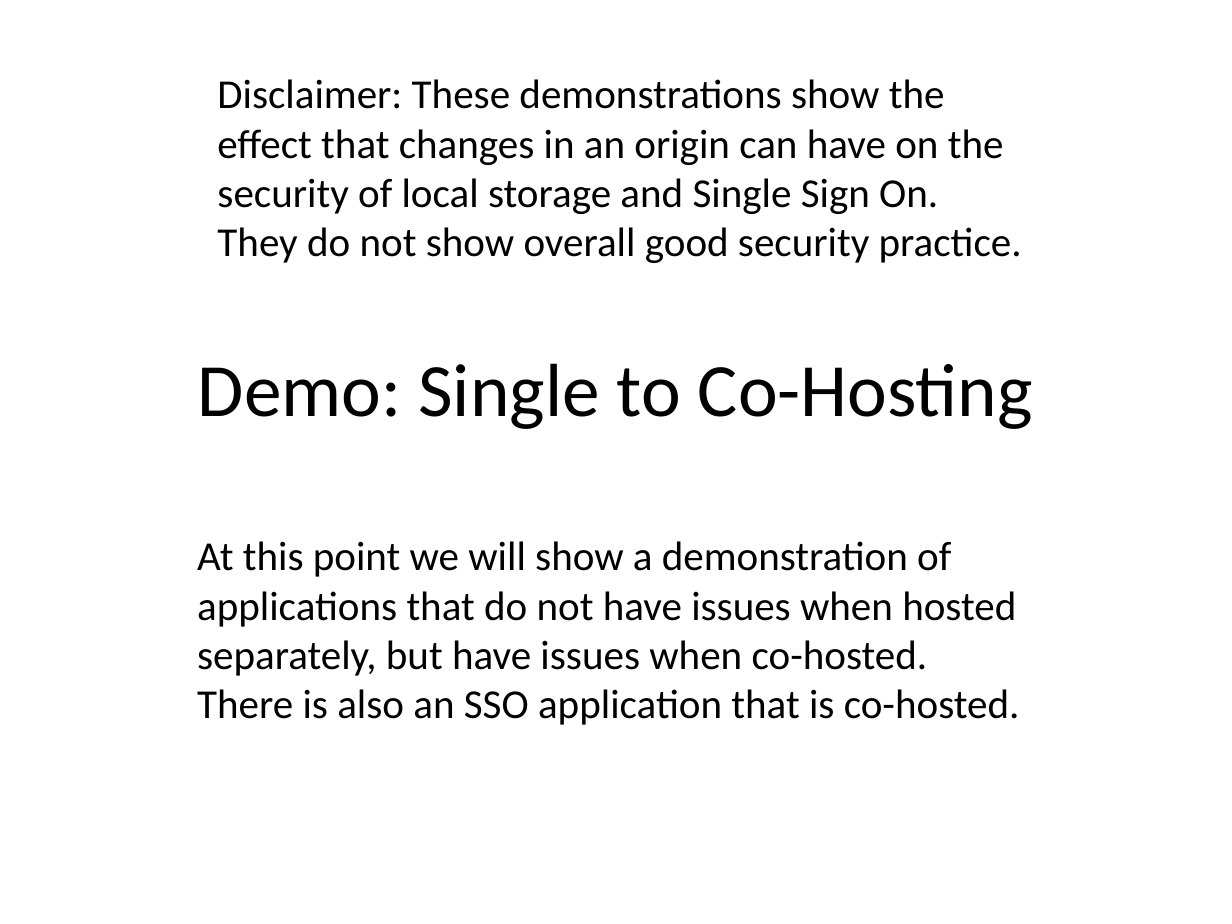
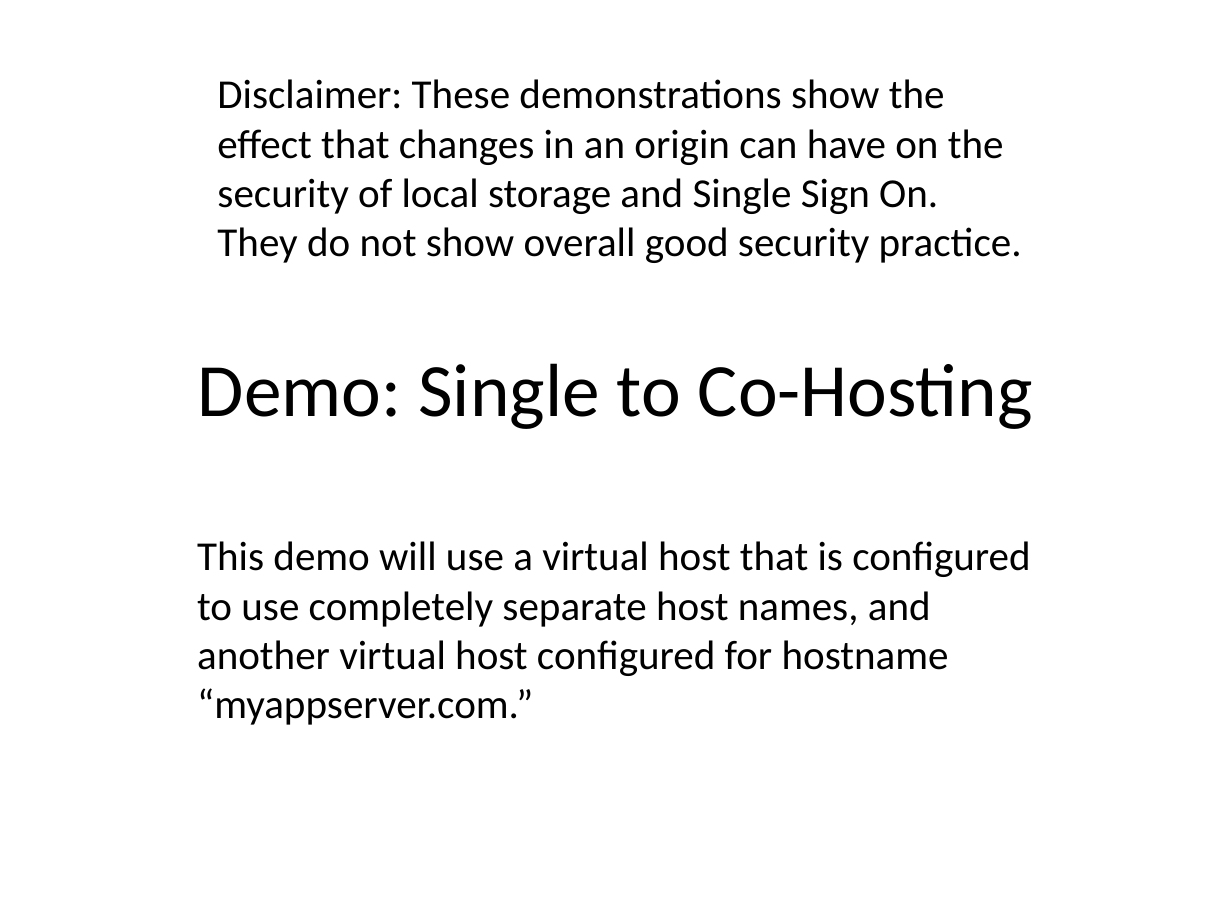
Before and after one commit to EdCharbeneau/CodePaLOUsa, a slide deck: slide 9 of 2013/LocalStorageSecurity/LocalStoragePresentation.ppt (slide 7 before the commit). Drawn at 1232x924 pixels with LibreOffice and Linux fonts; fonts in the diff are those of the drawing. Boxes give left, top, right and bottom in pixels: in the first picture for what was removed or moved away, otherwise in the second. Text is boxed around its words. In the diff, an @@ line names an element or a change of style, - is before the commit and + after.

```diff
--- a/2013/LocalStorageSecurity/LocalStoragePresentation.ppt
+++ b/2013/LocalStorageSecurity/LocalStoragePresentation.ppt
@@ subtitle at box(197, 541, 1030, 725): text changed @@
-At this point we will show a demonstration of applications that do not have issues when hosted separately, but have issues when co-hosted. There is also an SSO application that is co-hosted.
+This demo will use a virtual host that is configured to use completely separate host names, and another virtual host configured for hostname “myappserver.com.”
```
Also in this commit, not shown: 9 other slides changed, 2 slides added.
